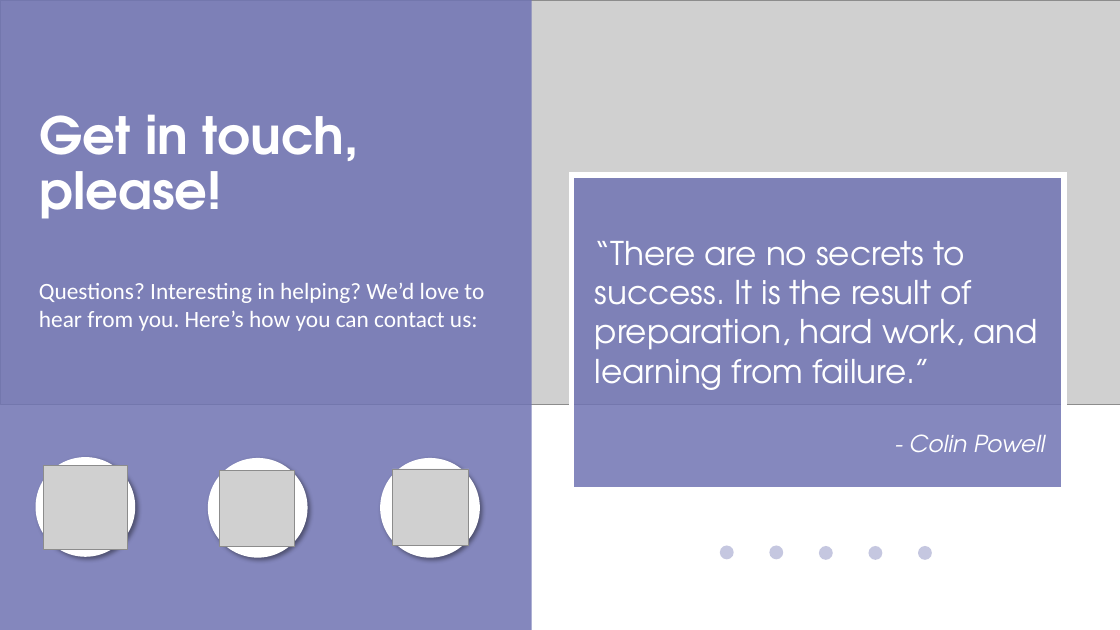
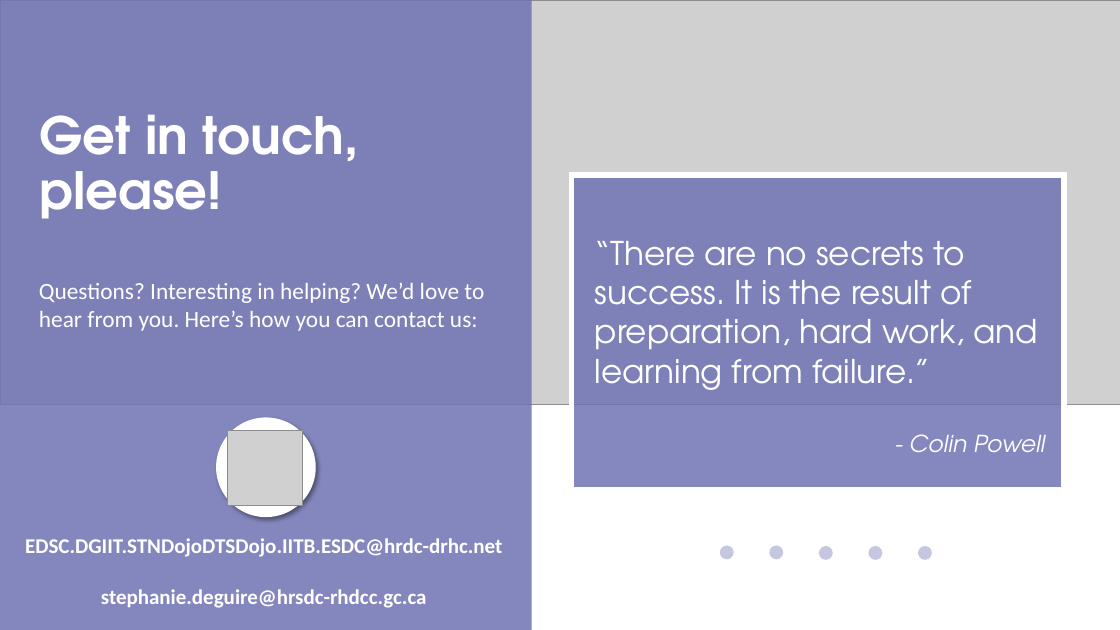
Before and after one commit to stephanieDG/digital-dojo, a slide deck: slide 15 of reading-material/Digital_Dojo_-_2021-04-08.pptx. Drawn at 1120x630 pixels with LibreOffice and Linux fonts; fonts in the diff are those of the drawing; grey boxes stand for pictures. Boxes give left, top, right and bottom in pixels: in the first picture for what was removed or moved away, otherwise in the second. Text is boxed around its words. In the diff, an @@ line names an element or a change of style, - is before the commit and + after.

```diff
--- a/reading-material/Digital_Dojo_-_2021-04-08.pptx
+++ b/reading-material/Digital_Dojo_-_2021-04-08.pptx
@@ ellipse: place and size @@
-ellipse at bbox=[208, 458, 308, 558]
+ellipse at bbox=[216, 418, 316, 518]
@@ picture: place and size @@
-picture at bbox=[219, 471, 295, 546]
+picture at bbox=[228, 430, 303, 506]
@@ ellipse removed at bbox=[35, 457, 135, 557] @@
@@ picture removed at bbox=[44, 466, 128, 550] @@
@@ ellipse removed at bbox=[381, 458, 481, 558] @@
@@ picture removed at bbox=[392, 469, 469, 545] @@
@@ text added at bbox=[25, 538, 502, 608], 18 pt, text #FFFFFF, bold @@
+EDSC.DGIIT.STNDojoDTSDojo.IITB.ESDC@hrdc-drhc.net
+stephanie.deguire@hrsdc-rhdcc.gc.ca
```
Also in this commit, not shown: 4 other slides changed.
